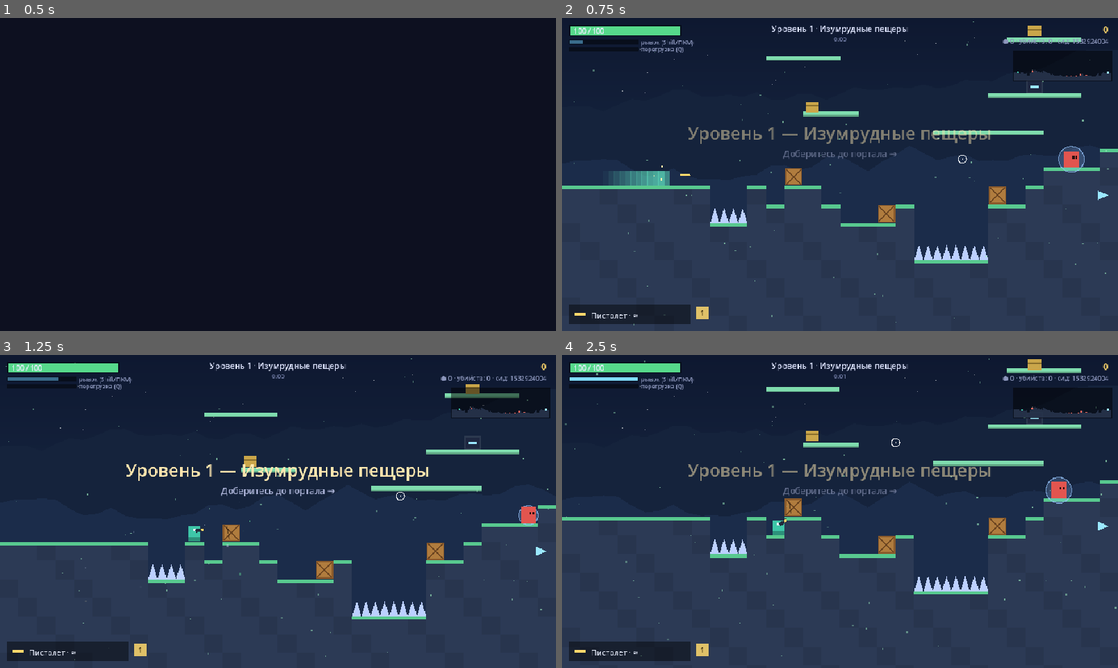
Above: before the commit, frames 1-4 (two rows, left to right).
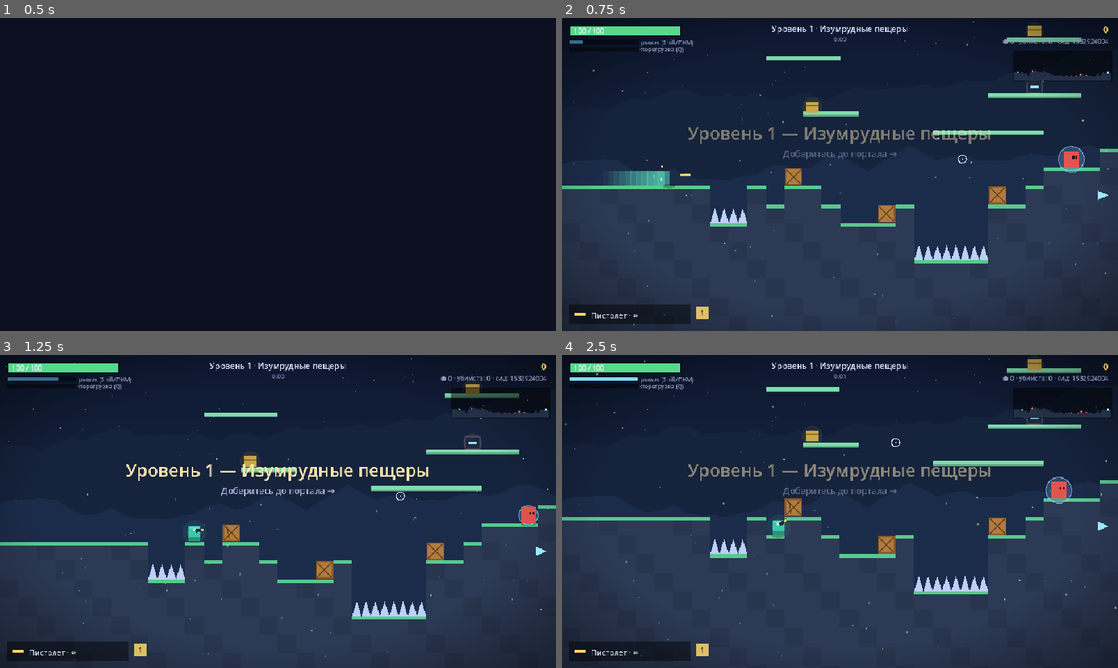
Above: after the commit, the same moments.

Repository: agent-carl/probable-enigma
Game: Godot game, scene res://Main.tscn
Same seed, same stepped clock (60 frames per second), same inputs: the game is played once before the commit and once after it.
Inputs (mouse positions are in pixels of both pictures, inside the frame that each line leads up to):
- Up to frame 1 (0.5 s): no input
- Up to frame 2 (0.75 s): tap Enter at 0.5 s; move the mouse to (962, 158) at 0.52 s; hold D from 0.53 s (still down); hold Shift from 0.53 s (still down); click (962, 158) at 0.67 s
- Up to frame 3 (1.25 s): keep holding D; keep holding Shift; tap Space at 0.77, 1.07 s
- Up to frame 4 (2.5 s): move the mouse to (728, 527) at 1.27 s; release D at 1.28 s; release Shift at 1.28 s; hold S 1.28-2.03 s; tap Q at 1.35 s; tap Space at 1.52, 1.82 s; move the mouse to (895, 442) at 2.02 s; hold D from 2.03 s (still down); tap 1 at 2.1 s

Frame 1 is identical in both runs. In frame 2, 1.4% of the frame differs, in the area x 0-100%, y 2-100%; in frame 3, 1.3%; in frame 4, 1.5%, in the area x 0-100%, y 1-100%.

Commit message:
Visual polish pass (rendering only)
- Soft glow halos for bullets, pickups, and the player (layered translucent
  circles, works on any renderer incl. web/compatibility)
- Contact shadows (ellipse) under the player and ground enemies
- Screen-edge vignette (cached radial gradient) for depth/mood
- Player highlight strip + animated feet while running
- Brighter bullet cores/trails
- Fixed a latent transform desync: the gun now uses the shaken camera offset
  and restores it, so bullets/particles stay aligned during screen shake

No gameplay/logic changes. Verified on Godot 4.6.3: parse clean, full suite
passes (27 sections); rendered with vignette, glows, and shadows, 0 errors.

https://claude.ai/code/session_01CUUtNpiNcdpS7KL7R6tZmp

Diff:
--- a/godot/Game.gd
+++ b/godot/Game.gd
@@ -142,6 +142,8 @@
 var sky0 := Color.BLACK
 var sky1 := Color.BLACK
 var sky_tex: GradientTexture2D = null   # кэш градиента неба
+var vignette_tex: GradientTexture2D = null  # затемнение по краям экрана
+var _cam_draw := Vector2.ZERO   # текущее смещение камеры в кадре (с тряской)
 var afterimages := []  # следы рывка [{x,y,life}]
 var ambient := []      # атмосферные частицы по теме (экранное пространство)
 var weather := "spores"
@@ -185,6 +187,7 @@
 func _ready() -> void:
 	rng.randomize()
 	font = ThemeDB.fallback_font
+	_build_vignette()
 	_load_settings()
 	_apply_volume()
 	if not test_mode and DisplayServer.get_name() != "headless":
@@ -2212,6 +2215,7 @@
 		draw_rect(Rect2(0, 0, VW, VH), Color("#0d1020"))
 	else:
 		var c := cam + _shake_offset()
+		_cam_draw = c
 
 		_draw_sky()
 		_draw_hills(hill_far, th.hill_far, c, 0.25)
@@ -2230,6 +2234,8 @@
 		_draw_texts()
 		draw_set_transform(Vector2.ZERO)
 
+		if vignette_tex:
+			draw_texture_rect(vignette_tex, Rect2(0, 0, VW, VH), false)
 		_draw_ambient()
 		_draw_hurt_dirs()
 		_draw_hud()
@@ -2254,6 +2260,37 @@
 			draw_rect(Rect2(p.x - p.size / 2.0, p.y - p.size / 2.0, p.size, p.size), col)
 
 	_draw_overlays()
+
+func _build_vignette() -> void:
+	var g := Gradient.new()
+	g.set_offset(0, 0.0)
+	g.set_color(0, Color(0, 0, 0, 0))
+	g.add_point(0.62, Color(0, 0, 0, 0))
+	g.set_offset(g.get_point_count() - 1, 1.0)
+	g.set_color(g.get_point_count() - 1, Color(0, 0, 0, 0.42))
+	vignette_tex = GradientTexture2D.new()
+	vignette_tex.gradient = g
+	vignette_tex.width = 256
+	vignette_tex.height = 144
+	vignette_tex.fill = GradientTexture2D.FILL_RADIAL
+	vignette_tex.fill_from = Vector2(0.5, 0.5)
+	vignette_tex.fill_to = Vector2(1.0, 1.0)
+
+func _glow(c: Vector2, r: float, col: Color) -> void:
+	# мягкое свечение из нескольких полупрозрачных кругов
+	draw_circle(c, r, Color(col.r, col.g, col.b, 0.10))
+	draw_circle(c, r * 0.6, Color(col.r, col.g, col.b, 0.16))
+	draw_circle(c, r * 0.3, Color(col.r, col.g, col.b, 0.22))
+
+func _shadow(cx: float, by: float, w: float) -> void:
+	# контактная тень-эллипс под сущностью (полигон, без смены трансформа)
+	var pts := PackedVector2Array()
+	var rx: float = w * 0.55
+	var ry: float = rx * 0.34
+	for i in range(12):
+		var a := i * TAU / 12.0
+		pts.append(Vector2(cx + cos(a) * rx, by + sin(a) * ry))
+	draw_colored_polygon(pts, Color(0, 0, 0, 0.26))
 
 func _draw_sky() -> void:
 	if sky_tex:
@@ -2358,6 +2395,9 @@
 		var bob := sin(pk.t * 2) * 2.5
 		var x: float = pk.x
 		var y: float = pk.y + bob
+		# свечение-ореол по типу предмета
+		var gcol: Color = { "weapon": Color("#ffd86b"), "med": Color("#ff6b7a"), "ammo": Color("#caa64a"), "coin": Color("#ffd86b"), "shield": Color("#7fd4ff") }.get(pk.kind, Color("#ffffff"))
+		_glow(Vector2(x + pk.w / 2.0, y + pk.h / 2.0), 16.0 + sin(pk.t * 3) * 2.0, gcol)
 		if pk.kind == "weapon":
 			var w: Dictionary = WEAPONS[pk.weapon]
 			draw_rect(Rect2(x - 3, y - 3, pk.w + 6, pk.h + 6), Color(1, 1, 1, 0.10))
@@ -2386,6 +2426,9 @@
 func _draw_enemies() -> void:
 	for en in enemies:
 		var flash: bool = en.hurt_t > 84
+		# контактная тень для наземных врагов
+		if not en.get("fly", false) and en.type != "boss":
+			_shadow(en.x + en.w / 2.0, en.y + en.h, en.w)
 		# аура элитного врага
 		if en.get("elite", false):
 			var ec := Vector2(en.x + en.w / 2.0, en.y + en.h / 2.0)
@@ -2491,20 +2534,31 @@
 	for a in afterimages:
 		var al := clampf(a.life / 12.0, 0, 1) * 0.5
 		draw_rect(Rect2(a.x, a.y + 4, P.w, P.h - 4), Color(0.4, 0.95, 0.8, al))
+	_shadow(P.x + P.w / 2.0, P.y + P.h, P.w)
 	if P.inv > 0 and (tick & 4) != 0:
 		return
+	var pcx: float = P.x + P.w / 2.0
+	_glow(Vector2(pcx, P.y + P.h / 2.0), P.w * 1.05, Color("#3ec6a8"))
+	# анимированные ноги при беге
+	var moving: bool = P.on_ground and absf(P.vx) > 0.4
+	var ph := tick * 0.45
+	var l1: float = (sin(ph) * 2.5) if moving else 0.0
+	var l2: float = (sin(ph + PI) * 2.5) if moving else 0.0
+	draw_rect(Rect2(P.x + 2 + l1, P.y + P.h - 4, 6, 4), Color("#226b5c"))
+	draw_rect(Rect2(P.x + P.w - 8 + l2, P.y + P.h - 4, 6, 4), Color("#226b5c"))
 	draw_rect(Rect2(P.x, P.y + 4, P.w, P.h - 4), Color("#3ec6a8"))
+	draw_rect(Rect2(P.x + 2, P.y + 5, P.w - 4, 3), Color("#5fe0c2"))  # верхний блик
 	draw_rect(Rect2(P.x, P.y + P.h - 7, P.w, 7), Color("#2c917b"))
 	draw_rect(Rect2(P.x + (8 if P.face > 0 else 2), P.y + 8, 10, 5), Color("#e9f4ff"))
 	draw_rect(Rect2(P.x + (13 if P.face > 0 else 3), P.y + 9, 4, 3), Color("#1c3a4a"))
 	# оружие, повёрнутое к прицелу
 	var w: Dictionary = WEAPONS[P.weapons[P.wi].id]
-	var gx: float = P.x + P.w / 2.0 - cam.x
-	var gy: float = P.y + P.h / 2.0 - 2 - cam.y
+	var gx: float = P.x + P.w / 2.0 - _cam_draw.x
+	var gy: float = P.y + P.h / 2.0 - 2 - _cam_draw.y
 	draw_set_transform(Vector2(gx, gy), P.aim)
 	draw_rect(Rect2(2, -3, w.len, 6), Color("#222b3d"))
 	draw_rect(Rect2(w.len - 3, -2, 4, 4), _col(w.color))
-	draw_set_transform(-cam)
+	draw_set_transform(-_cam_draw)
 	# кольцо щита
 	if P.shield > 0:
 		var pc := Vector2(P.x + P.w / 2.0, P.y + P.h / 2.0)
@@ -2527,7 +2581,10 @@
 			draw_line(from, Vector2(b.x, b.y), col, 3.0)
 		else:
 			var from := Vector2(b.x - b.vx * 1.4, b.y - b.vy * 1.4)
+			# мягкое свечение + яркое ядро
+			draw_line(from, Vector2(b.x, b.y), Color(col.r, col.g, col.b, 0.25), (7.0 if b.crit else 5.0))
 			draw_line(from, Vector2(b.x, b.y), col, 3.5 if b.crit else 2.5)
+			draw_circle(Vector2(b.x, b.y), 1.6 if b.crit else 1.2, Color(1, 1, 1, 0.85))
 
 func _draw_particles() -> void:
 	for p in parts:
Not shown, changed: godot/README.md
